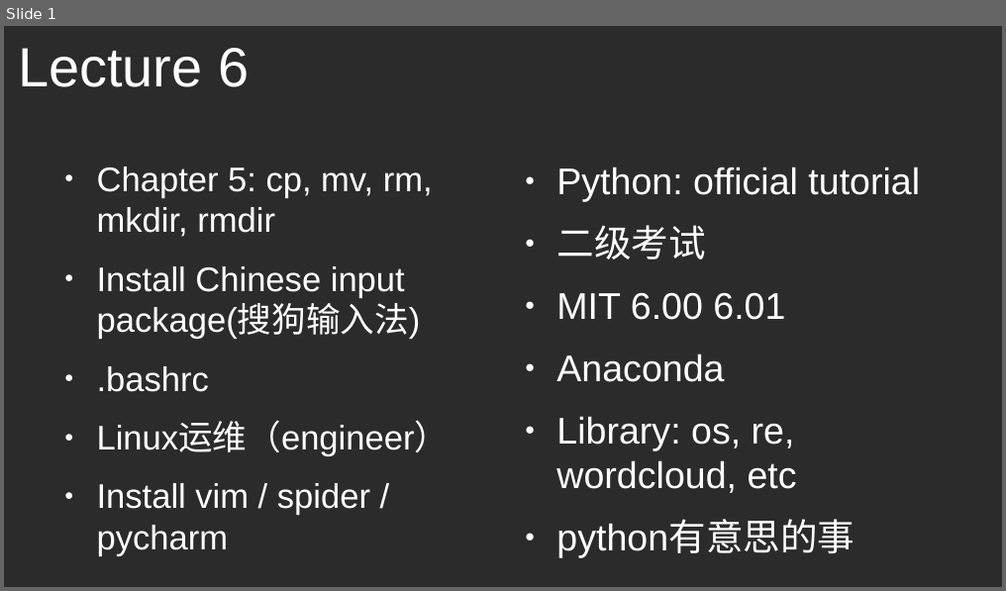
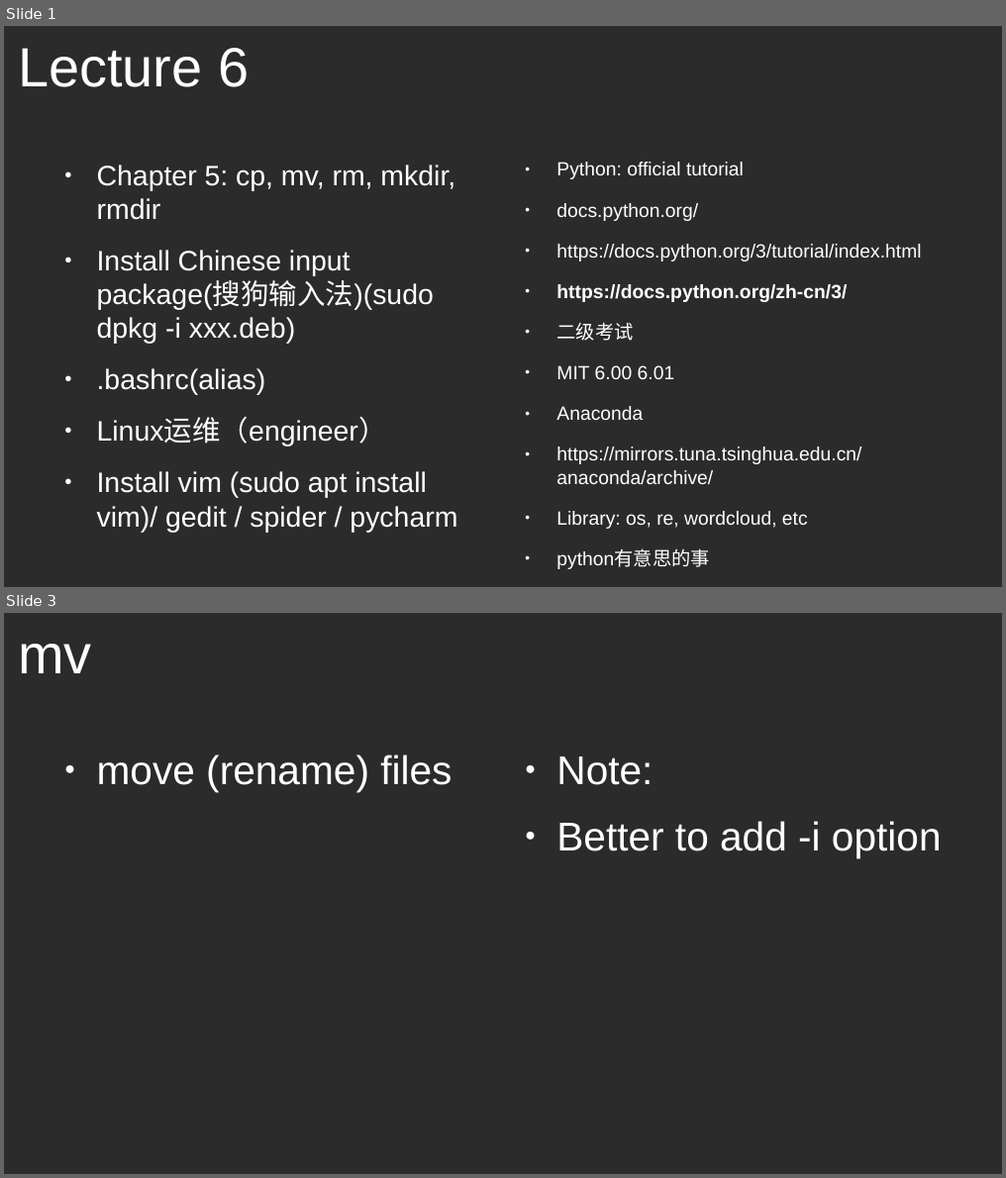
Before and after one commit to wubinbai/linux, a slide deck: l6.odp. Shown one above the other, each under a label of ours: slide 1 before the commit, slides 1 and 3 after it; the slides between them are not shown. The pictures are 1006x591 and 1006x1178 pixels, drawn with LibreOffice and Linux fonts; fonts in the diff are those of the drawing; background and template pictures are left out; a plain dark background stands for a picture behind light text. Boxes give left, top, right and bottom in pixels: in the first picture for what was removed or moved away, otherwise in the second. Text is boxed around its words. In the diff, an @@ line names an element or a change of style, - is before the commit and + after.

```diff
--- a/l6.odp
+++ b/l6.odp
@@ slide 3 added at (x1=4, y1=613, x2=1002, y2=1174), background picture (left out) @@
@@ title added at (x1=18, y1=644, x2=91, y2=673), 44 pt, text #FFFFFF @@
+mv
@@ text added at (x1=97, y1=755, x2=451, y2=792), 32 pt, text #FFFFFF @@
+● move (rename) files
@@ text added at (x1=556, y1=757, x2=942, y2=858), 32 pt, text #FFFFFF @@
+● Note:
+● Better to add -i option
@@ slide 1 changed as well @@
@@ text at (x1=97, y1=165, x2=455, y2=447): size 27.2 to 22.4 pt in "Chapter 5: cp, mv, rm, mkdir, rmdir", "Linux运维（engineer）" @@
@@ text at (x1=556, y1=162, x2=808, y2=570): size 29.6 to 15.2 pt in "Python: official tutorial", "二级考试", "MIT 6.00 6.01", "Anaconda" and 2 more places @@
@@ text at (x1=556, y1=203, x2=921, y2=302): paragraphs added @@
+● docs.python.org/
+● https://docs.python.org/3/tutorial/index.html
+● https://docs.python.org/zh-cn/3/
@@ text at (x1=97, y1=250, x2=434, y2=395): text changed; size 27.2 to 22.4 pt @@
-● Install Chinese input package(搜狗输入法)
-● .bashrc
+● Install Chinese input package(搜狗输入法)(sudo dpkg -i xxx.deb)
+● .bashrc(alias)
@@ text at (x1=556, y1=447, x2=861, y2=484): paragraph added @@
+● https://mirrors.tuna.tsinghua.edu.cn/anaconda/archive/
@@ text at (x1=97, y1=472, x2=457, y2=532): text changed; size 27.2 to 22.4 pt @@
-● Install vim / spider / pycharm
+● Install vim (sudo apt install vim)/ gedit / spider / pycharm
```
Also in this commit, not shown: 1 other slide added, 2 slides removed, 2 other files.
